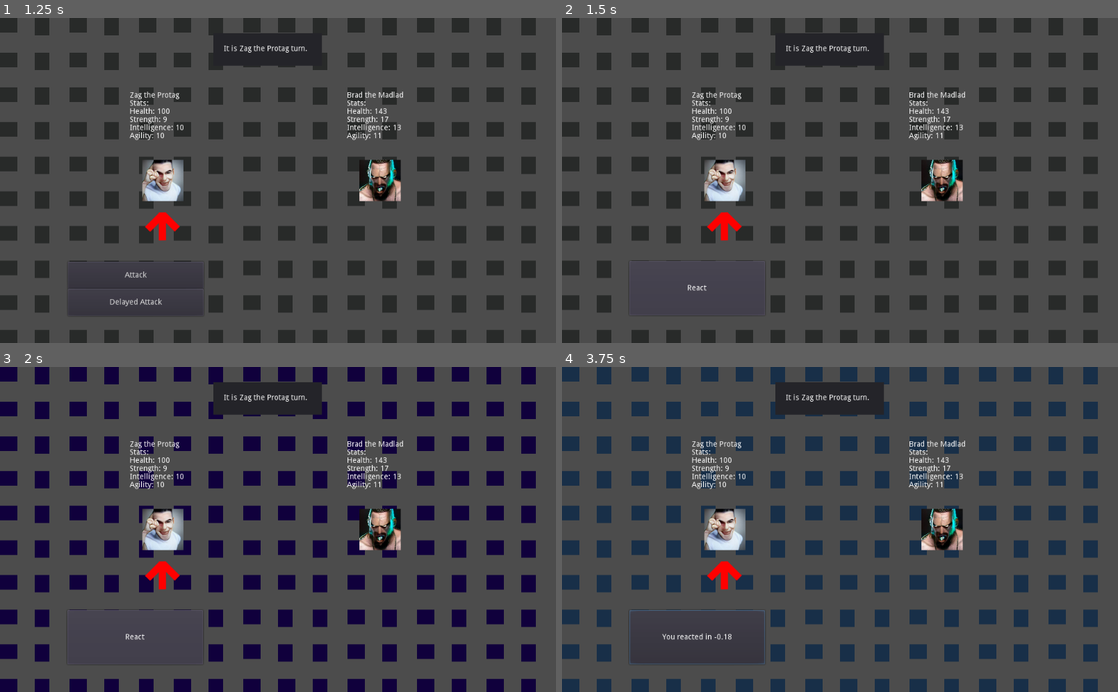
Above: before the commit, frames 1-4 (two rows, left to right).
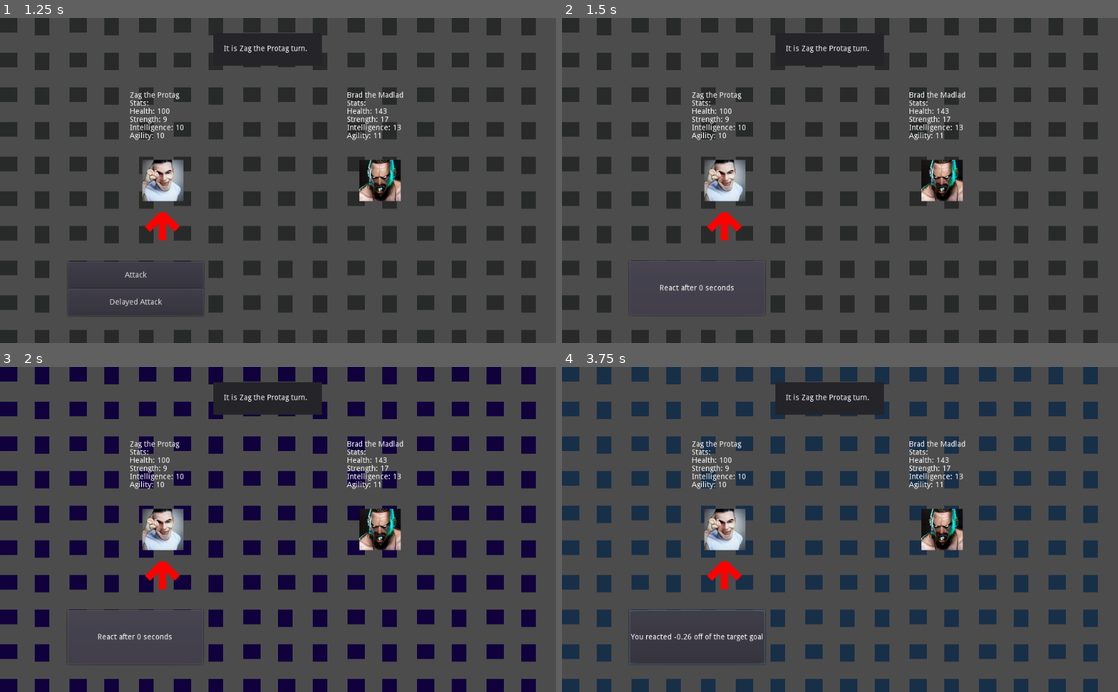
Above: after the commit, the same moments.

Repository: Lore-Corps/Lore-GAME
Game: Godot game, scene res://Scenes/Battle.tscn
The game is run twice, just before and just after one commit, with the same random seed, the same clock (stepped at 60 frames per second) and the same inputs. The engine's default icon, where the game draws it, is replaced by a stand-in: a white triangle on a blue panel in a dark square.
Inputs (mouse positions are in pixels of both pictures, inside the frame that each line leads up to):
- Up to frame 1 (1.25 s): tap Enter at 0.5 s; move the mouse to (400, 164) at 0.52 s; hold Right (right) from 0.53 s (still down)
- Up to frame 2 (1.5 s): release Right (right) at 1.25 s; click "Attack" at 1.25 s
- Up to frame 3 (2 s): no input
- Up to frame 4 (3.75 s): move the mouse to (728, 545) at 2.02 s; hold Down (down) 2.03-2.75 s; click (695, 636) at 2.75 s; tap Space at 3.5 s; move the mouse to (895, 458) at 3.52 s; hold Right (right) from 3.53 s (still down)

Frame 1 is identical in both runs. In frame 2, 0.1% of the frame differs, in the area x 17-31%, y 81-84%; in frame 3, 0.1%; in frame 4, 0.3%, in the area x 12-37%, y 81-85%.

Commit message:
attempt to refactor reactionTestController
Not done, Mike needs to look at it. and FEEL it

Diff:
--- a/Scenes/Overworld.tscn
+++ b/Scenes/Overworld.tscn
@@ -23,3 +23,4 @@
 
 [node name="OverworldPlayer" parent="." instance=ExtResource( 4 )]
 position = Vector2( 268, 310 )
+scale = Vector2( 10, 10 )
--- a/Scripts/BattleController.gd
+++ b/Scripts/BattleController.gd
@@ -215,14 +215,14 @@
 	$BattleUI/PlayerActions.visible = false
 	reaction.type_of_reaction_attack(1)
 	if find_active_target(all_battlers).alignment == "good":
-		reaction.start_timer()
+		reaction.start_timer(0)
 
 
 func _on_AttackButtonDelayed_pressed() -> void:
 	$BattleUI/PlayerActions.visible = false
-	reaction.type_of_reaction_attack(2)
+	reaction.type_of_reaction_attack(1)
 	if find_active_target(good_battlers).is_active:
-		reaction.start_timer()
+		reaction.start_timer(2)
 
 
 func _on_ResetButton_pressed() -> void:
--- a/Scripts/ReactionTestController.gd
+++ b/Scripts/ReactionTestController.gd
@@ -7,7 +7,7 @@
 var reaction_delta: float
 
 var is_running: bool = false
-var target_time: float
+var reaction_alert_time: float
 
 # Show "CRITICAL FAILURE!" on the ui to indicate button will vanish soon
 # this is if the player waits too long without hitting the button
@@ -18,48 +18,52 @@
 # 0 is no attack. 1 is attack. 2 is delayed attack
 var type_of_attack: int
 
-
-var delayed_wait: int = 2
-
-var random_target_time = RandomNumberGenerator.new()
+var random_reaction_alert_time = RandomNumberGenerator.new()
 
 var invisible_timer: float
 
+var target_time_to_react: float
+
 
 func _ready():
-	set_target_time()
+	set_reaction_alert_time()
 	self.visible = false
 
 
-func set_target_time():
-	random_target_time.randomize()
-	target_time = random_target_time.randf_range(0.4, 5)
-	critical_failure_time = target_time + 2.7
+func set_reaction_alert_time():
+	random_reaction_alert_time.randomize()
+	reaction_alert_time = random_reaction_alert_time.randf_range(0.4, 5)
+	critical_failure_time = reaction_alert_time + 2.7
 	#This was just for testing
-	#target_time = 2
+	#reaction_alert_time = 2
 
 
 func _physics_process(delta):
 	if is_running:
 		timer += delta
-	if is_running:
-		if type_of_attack == 2:
-			$ReactionLabel.text = str("React after ", delayed_wait, " seconds")
-	if timer >= target_time:
+	if timer >= reaction_alert_time:
 		$ReactionButton.modulate = "bb4444"
-	if not is_running and timer > 0.0001 and type_of_attack == 1:
-		reaction_delta = (timer - target_time) * .75
-		$ReactionLabel.text = str("You reacted in ", stepify(reaction_delta, .001))
-		turn_invisible(delta)
-	if not is_running and timer > 0.0001 and type_of_attack == 2:
-		reaction_delta = timer - target_time - delayed_wait
-		if reaction_delta < 0:
-			reaction_delta = reaction_delta * -1
-		$ReactionLabel.text = str(
-			"You reacted ", stepify(reaction_delta, .001), " off of the target goal"
-		)
-		turn_invisible(delta)
+	# Checks the attack type then waits for the player to react.
+	# Once player reacts it deals damage and then starts the cool down to turn
+	# Invisible. Timer gets reset once it turns invisible.
+	if type_of_attack == 1:
+		$ReactionLabel.text = str("React after ", target_time_to_react, " seconds")
+		if not is_running:
+			logic_for_default_attack()
+			turn_invisible(delta)
 
+
+
+
+func logic_for_default_attack():
+	print(target_time_to_react)
+
+	reaction_delta = timer - reaction_alert_time
+	reaction_delta += target_time_to_react
+
+	$ReactionLabel.text = str(
+		"You reacted ", stepify(reaction_delta, .001), " off of the target goal"
+	)
 
 func type_of_reaction_attack(attack_type):
 	type_of_attack = attack_type
@@ -79,11 +83,12 @@
 	$ReactionButton.modulate = "ffffff"
 	$ReactionLabel.text = "React"
 	timer = 0
-	set_target_time()
+	set_reaction_alert_time()
 	type_of_attack = 0
 
-
-func start_timer():
+# Has a default argument 0.
+func start_timer(_target_time_to_react = 0):
+	target_time_to_react = _target_time_to_react
 	reaction_delta = 0
 	self.visible = true
 	is_running = true
